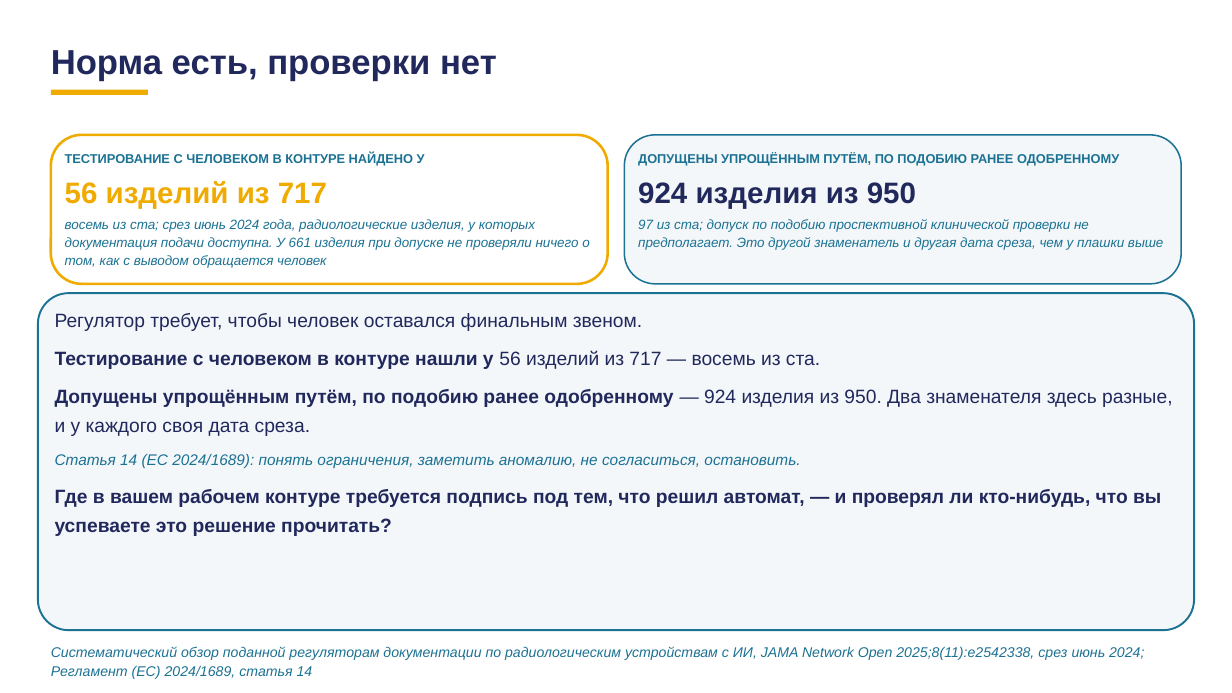
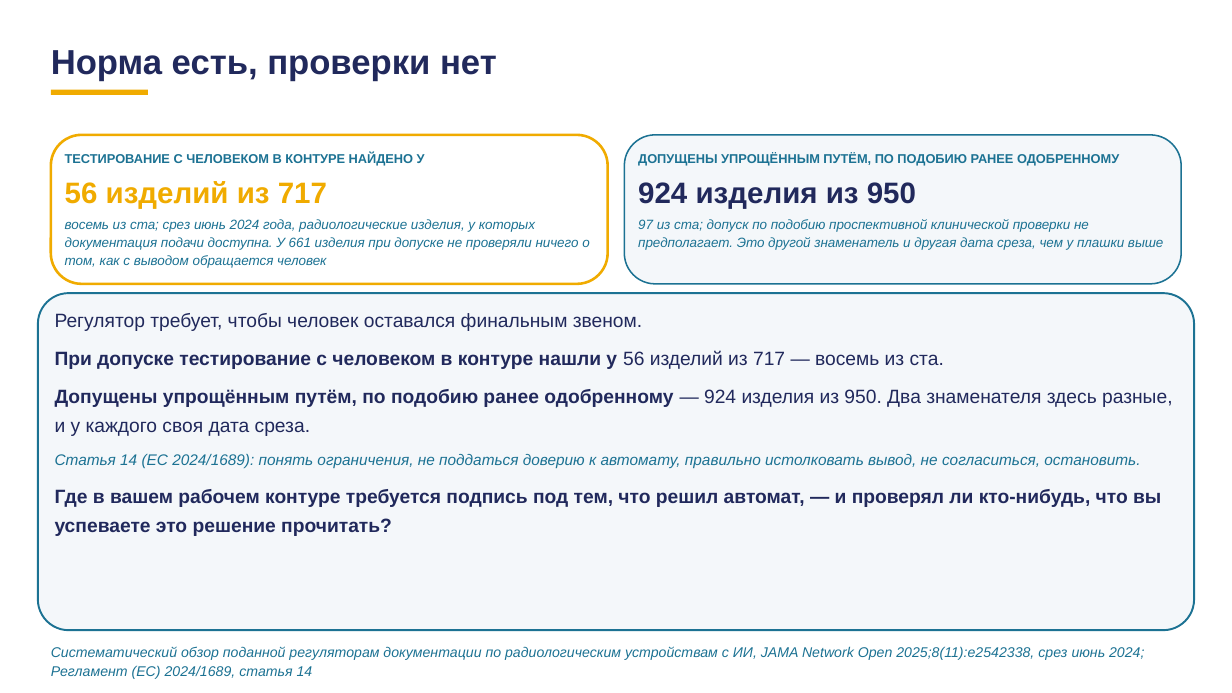
Before and after one commit to tellina-study/AI-usage-lessons, a slide deck: slide 71 of library/lectures/lec-07/rework/deck/lec-07-karkas.pptx. Drawn at 1232x693 pixels with LibreOffice and Linux fonts; fonts in the diff are those of the drawing. Boxes give left, top, right and bottom in pixels: in the first picture for what was removed or moved away, otherwise in the second. Text is boxed around its words. In the diff, an @@ line names an element or a change of style, - is before the commit and + after.

```diff
--- a/library/lectures/lec-07/rework/deck/lec-07-karkas.pptx
+++ b/library/lectures/lec-07/rework/deck/lec-07-karkas.pptx
@@ text at (55,350,944,369): text changed @@
-Тестирование с человеком в контуре нашли у 56 изделий из 717 — восемь из ста.
+При допуске тестирование с человеком в контуре нашли у 56 изделий из 717 — восемь из ста.
@@ text at (55,454,1140,469): text changed @@
-Статья 14 (ЕС 2024/1689): понять ограничения, заметить аномалию, не согласиться, остановить.
+Статья 14 (ЕС 2024/1689): понять ограничения, не поддаться доверию к автомату, правильно истолковать вывод, не согласиться, остановить.
```
Also in this commit, not shown: 62 other slides changed, 5 other files.
